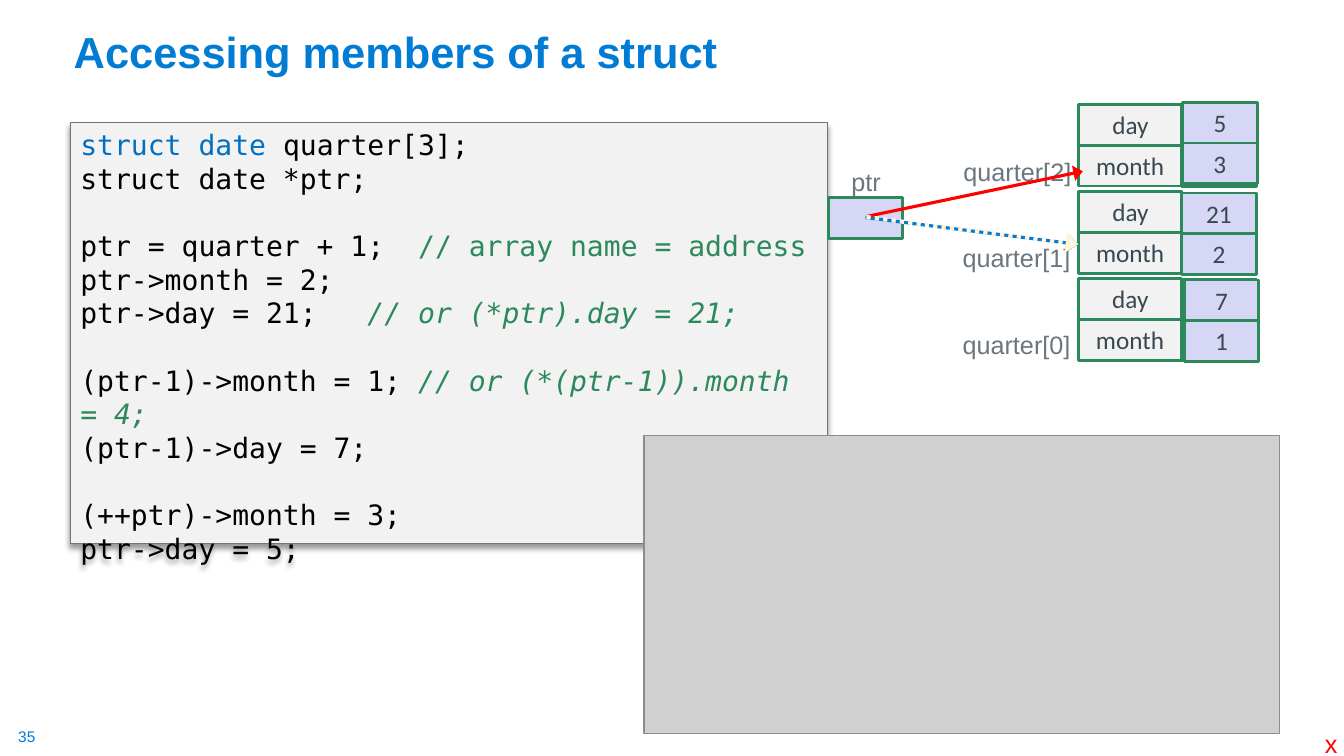
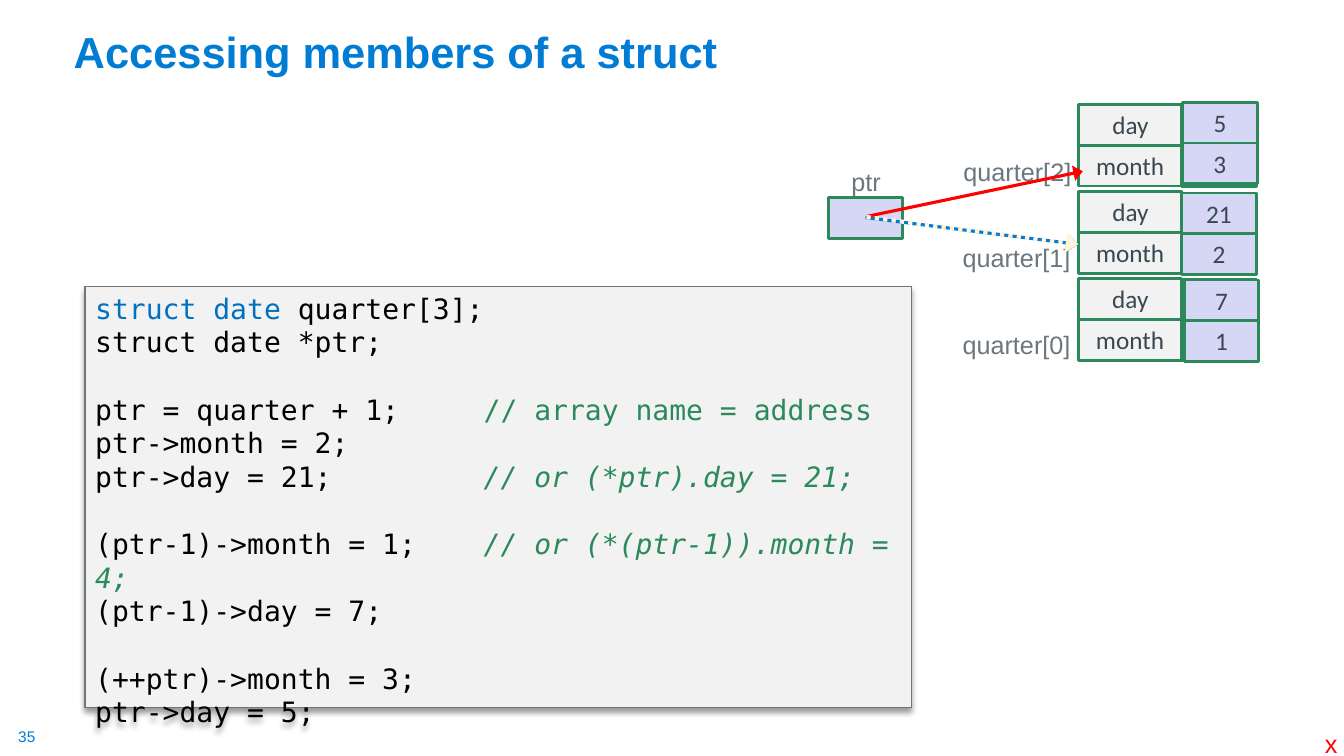
Before and after one commit to cse30-sp24/Muller-Slides, a slide deck: slide 35 of Lecture-8.pptx. Drawn at 1344x756 pixels with LibreOffice and Linux fonts; fonts in the diff are those of the drawing; grey boxes stand for pictures. Boxes give left, top, right and bottom in pixels: in the first picture for what was removed or moved away, otherwise in the second. Text is boxed around its words. In the diff, an @@ line names an element or a change of style, - is before the commit and + after.

```diff
--- a/Lecture-8.pptx
+++ b/Lecture-8.pptx
@@ rectangle "struct date quarter[3];": place and size @@
-rectangle "struct date quarter[3];" at (71,123,828,544)
+rectangle "struct date quarter[3];" at (85,286,911,708)
@@ picture removed at (644,436,1279,734) @@
```
Also in this commit, not shown: 17 other slides changed, 1 other file.
